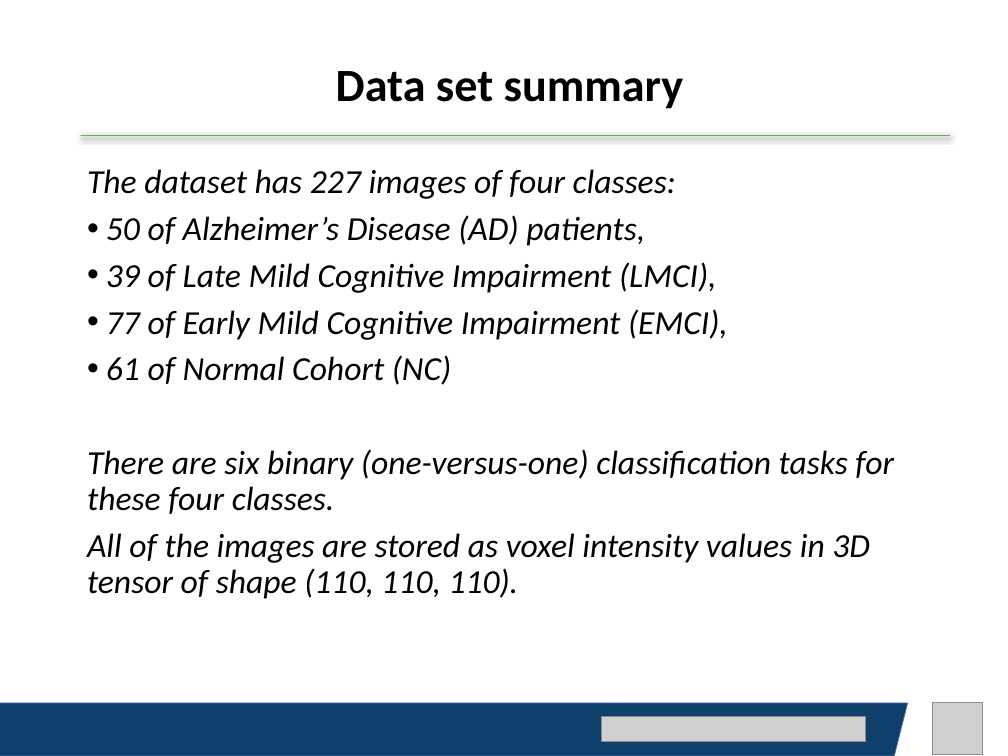
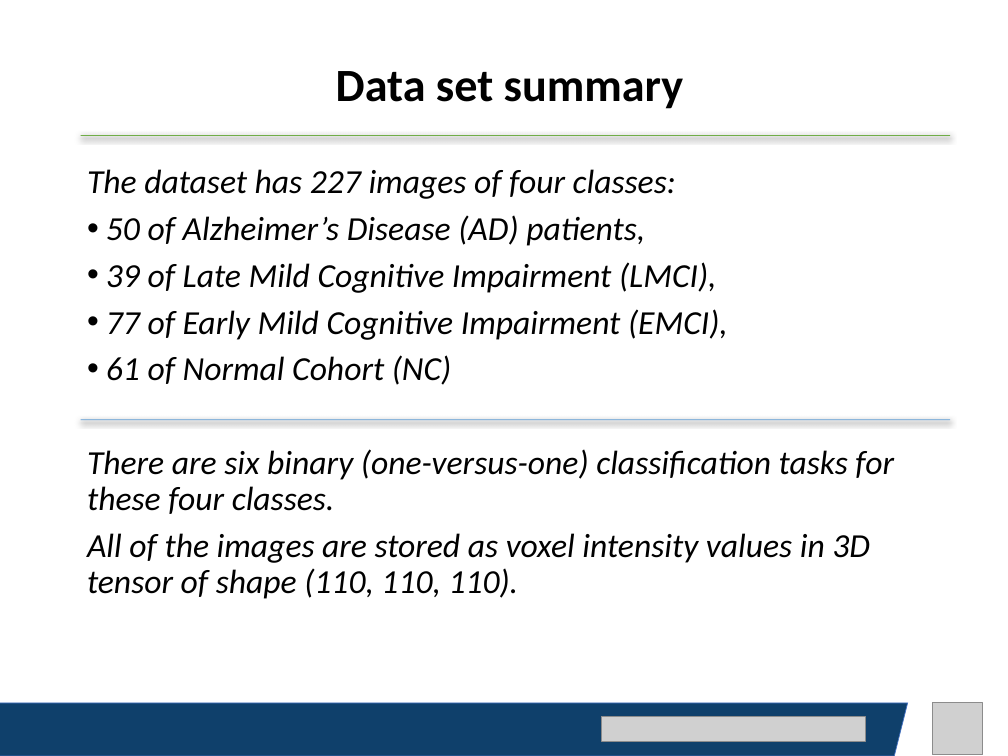
Before and after one commit to lilanpei/ADNI, a slide deck: slide 3 of ISPR_Final_Project_report_LanpeiLi.pptx (slide 4 before the commit). Drawn at 1008x756 pixels with LibreOffice and Linux fonts; fonts in the diff are those of the drawing; grey boxes stand for pictures. Boxes give left, top, right and bottom in pixels: in the first picture for what was removed or moved away, otherwise in the second. Text is boxed around its words. In the diff, an @@ line names an element or a change of style, - is before the commit and + after.

```diff
--- a/ISPR_Final_Project_report_LanpeiLi.pptx
+++ b/ISPR_Final_Project_report_LanpeiLi.pptx
@@ line added from (81, 419) to (951, 419), #5B9BD5 0.5 pt @@
```
Also in this commit, not shown: 5 other slides changed, 4 slides added.
